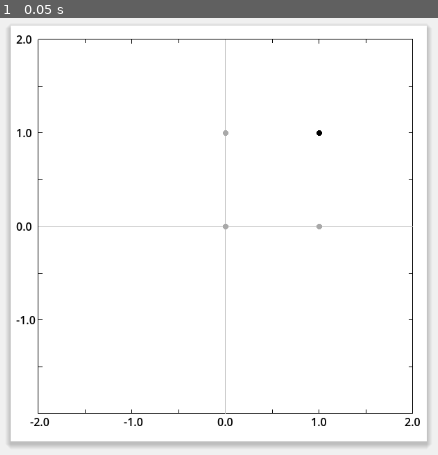
Above: before the commit, frame 1.
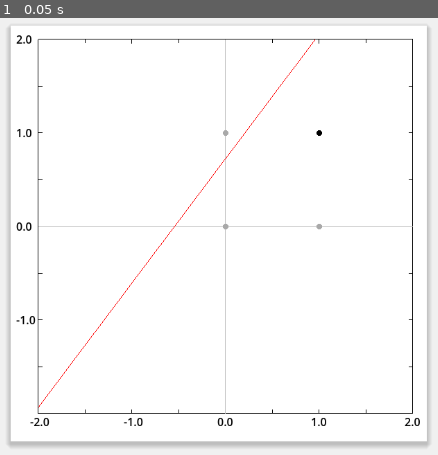
Above: after the commit, the same moment.

Repository: vivisuke/VisualFCL
Game: Godot game, scene res://fc1layer_scene.tscn
Two runs of this game, one before a commit and one after it. Both use one fixed random seed, a clock stepped at 60 frames per second and the inputs below.
Inputs:
- Up to frame 1 (0.05 s): no input

The runs differ from the first frame. In frame 1, 0.3% of the frame differs, in the area x 8-72%, y 4-90%.

Commit message:
0010 ◎ C 06/13 06/13 0.001│ToDo│y == 0 分離線描画

Diff:
--- a/VisualFCL/scripts/GraphRect.gd
+++ b/VisualFCL/scripts/GraphRect.gd
@@ -39,7 +39,7 @@
 var n_output_node = 1						# 出力ノード数
 var uniform_range = 0.02					# 一様分布範囲
 var param_lst = []
-var param = [-1.0, 1.0, 1.0]				# [b, w1, w2]
+var vec_weight = [-1.0, 1.0, 1.0]			# [b, w1, w2] 重みベクター
 var axis_labels = []
 var points = []								# 入力データ配列
 
@@ -53,6 +53,11 @@
 	return lbl
 # Called when the node enters the scene tree for the first time.
 func _ready():
+	# デフォルト重みベクター初期化
+	vec_weight[0] = sin(randf_range(0.0, 2*PI))
+	var th = randf_range(0.0, 2*PI)
+	vec_weight[1] = cos(th)
+	vec_weight[2] = sin(th)
 	# 目盛り値ラベル設置
 	add_axis_scale(Vector2(ORG_X-BTM_OFST, BTM), "0.0")
 	axis_labels.push_back(add_axis_scale(Vector2(ORG_X+GRAPH_WD/4-BTM_OFST, BTM), "%.1f" % (maxv/2)))
@@ -159,4 +164,5 @@
 	#
 	plot_boolean()
 	#
+	draw_div_line(vec_weight)
 	pass
Not shown, changed: VisualFCL.spr
